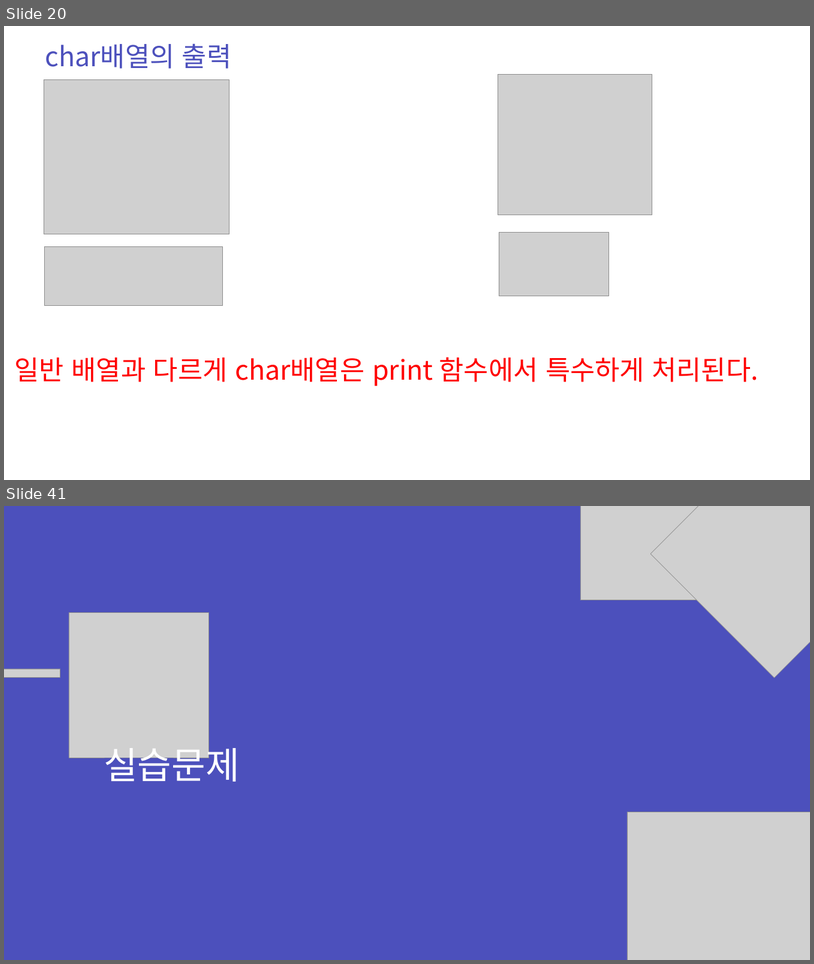
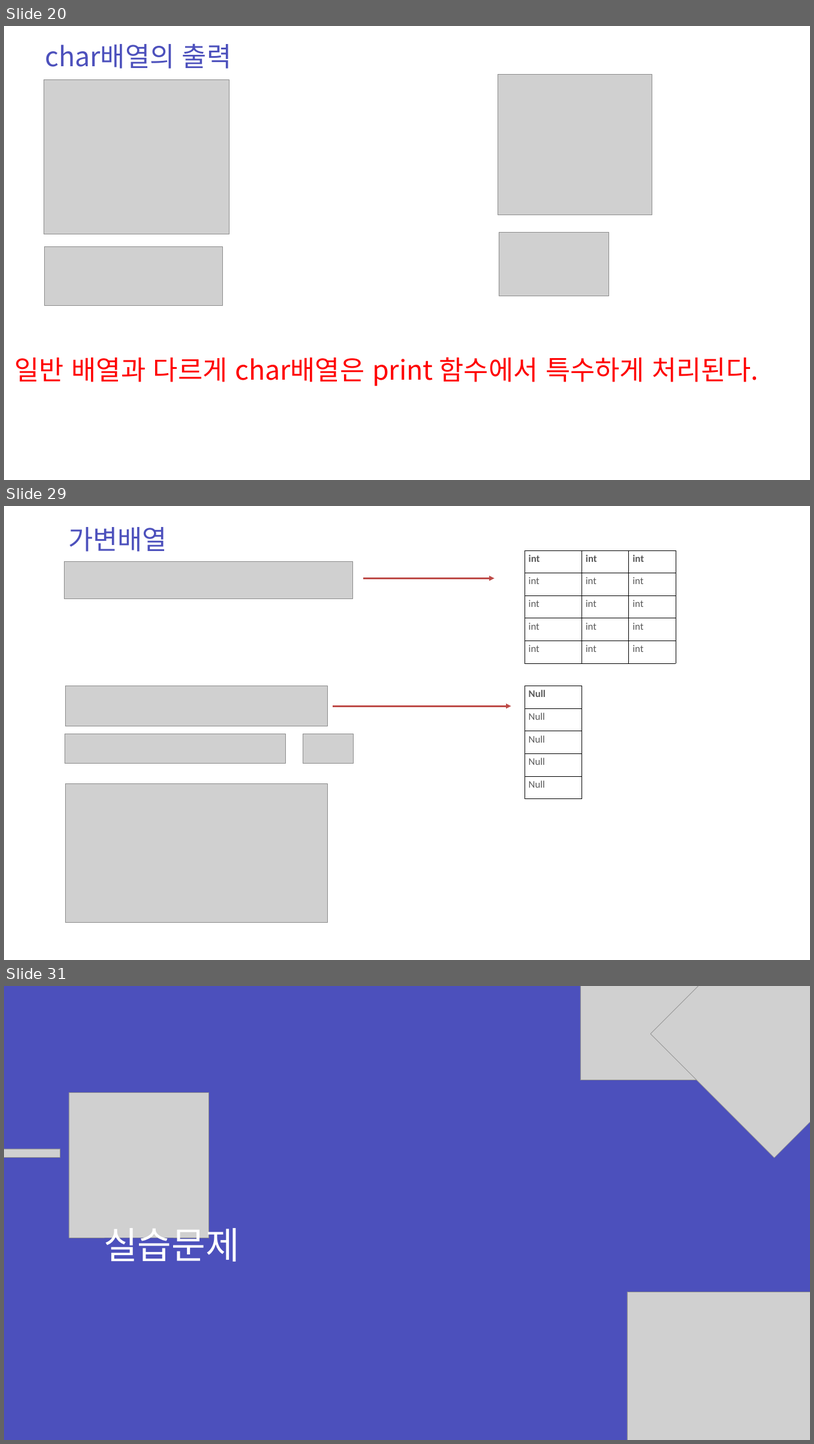
Before and after one commit to zest132/JavaLecture, a slide deck: JavaLecture/LectureFile/java 5강.pptx. Shown one above the other, each under a label of ours: slides 20 and 41 before the commit, slides 20, 29 and 31 after it; the slides between them are not shown. The pictures are 814x964 and 814x1444 pixels, drawn with LibreOffice and Linux fonts; fonts in the diff are those of the drawing; grey boxes stand for pictures. Boxes give left, top, right and bottom in pixels: in the first picture for what was removed or moved away, otherwise in the second. Text is boxed around its words. In the diff, an @@ line names an element or a change of style, - is before the commit and + after.

```diff
--- a/JavaLecture/LectureFile/java 5강.pptx
+++ b/JavaLecture/LectureFile/java 5강.pptx
@@ slide 29 added at (4, 506, 810, 960), background #FFFFFF @@
@@ text added at (68, 527, 167, 552), 48 pt, text #4C50BC @@
+가변배열
@@ table added at (525, 550, 677, 663), 5 rows, 3 columns @@
+int | int | int
+int | int | int
+int | int | int
+int | int | int
+int | int | int
@@ picture added at (65, 562, 353, 599) @@
@@ arrow added from (363, 578) to (495, 578), #BF4C48 3 pt @@
@@ picture added at (65, 686, 327, 726) @@
@@ table added at (525, 686, 582, 799), 5 rows, 1 columns @@
+Null
+Null
+Null
+Null
+Null
@@ arrow added from (333, 706) to (511, 706), #BF4C48 3 pt @@
@@ picture added at (65, 733, 285, 763) @@
@@ picture added at (303, 733, 353, 763) @@
@@ picture added at (65, 783, 327, 922) @@
@@ what was slide 41 is now slide 31 @@
```
Also in this commit, not shown: 2 slides changed, 9 other slides added, 20 slides removed, 3 other files.
